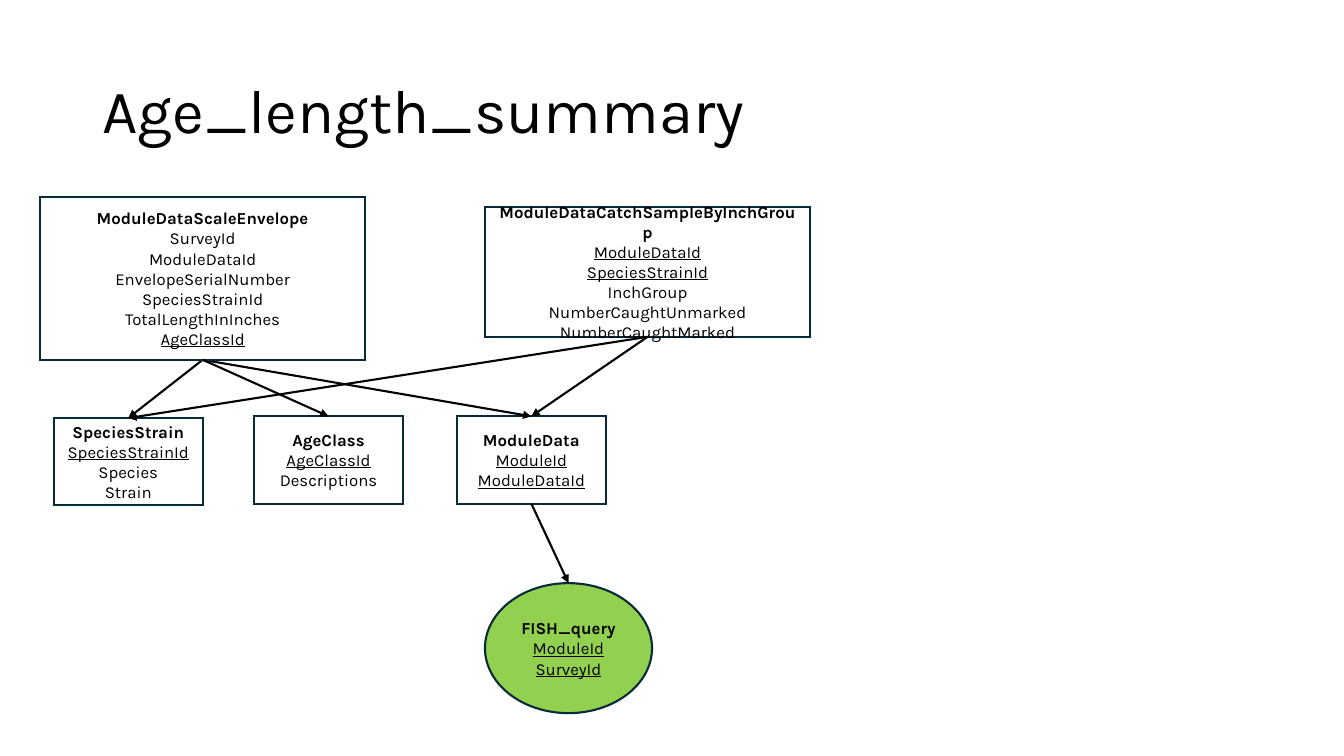
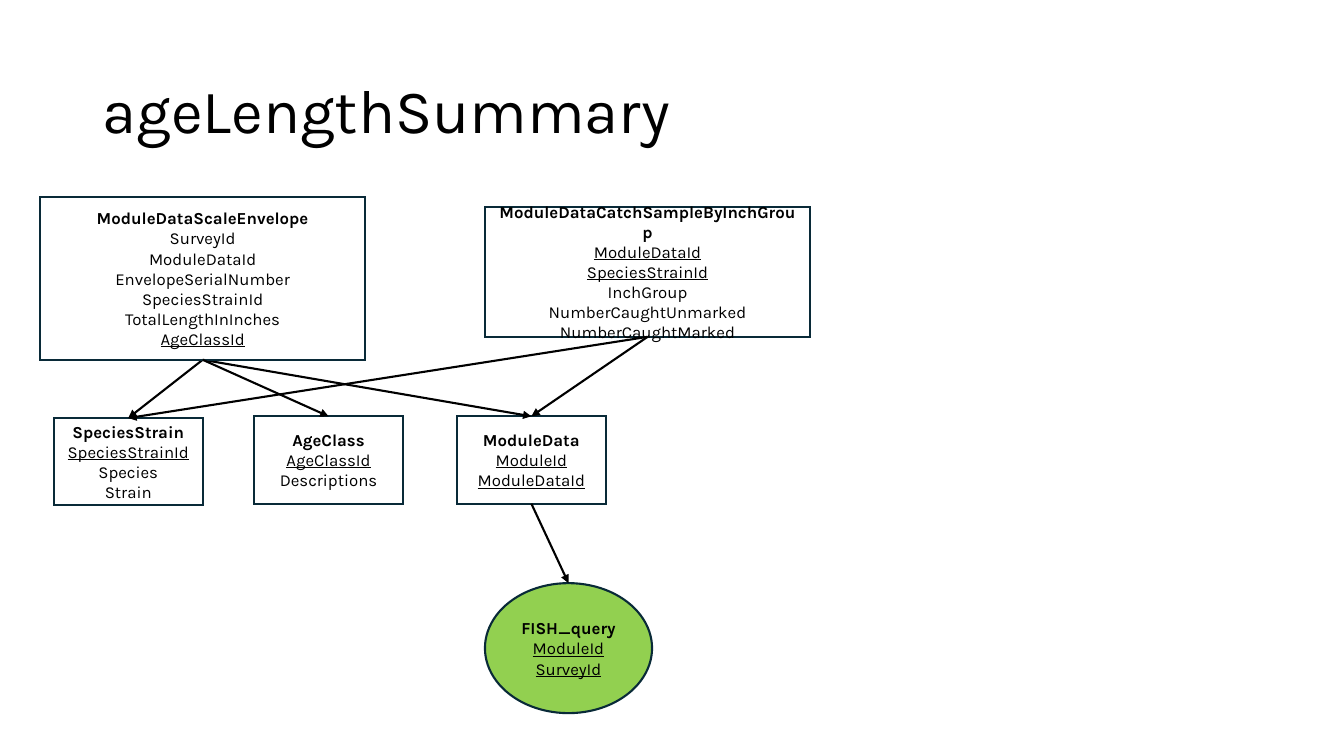
Before and after one commit to DNRFISH/MFA, a slide deck: slide 6 of dev/MFA_table_joins.pptx. Drawn at 1344x756 pixels with LibreOffice and Linux fonts; fonts in the diff are those of the drawing. Boxes give left, top, right and bottom in pixels: in the first picture for what was removed or moved away, otherwise in the second. Text is boxed around its words. In the diff, an @@ line names an element or a change of style, - is before the commit and + after.

```diff
--- a/dev/MFA_table_joins.pptx
+++ b/dev/MFA_table_joins.pptx
@@ title at [102,91,669,148]: text changed @@
-Age_length_summary
+ageLengthSummary
```
Also in this commit, not shown: 1 other slide changed.
